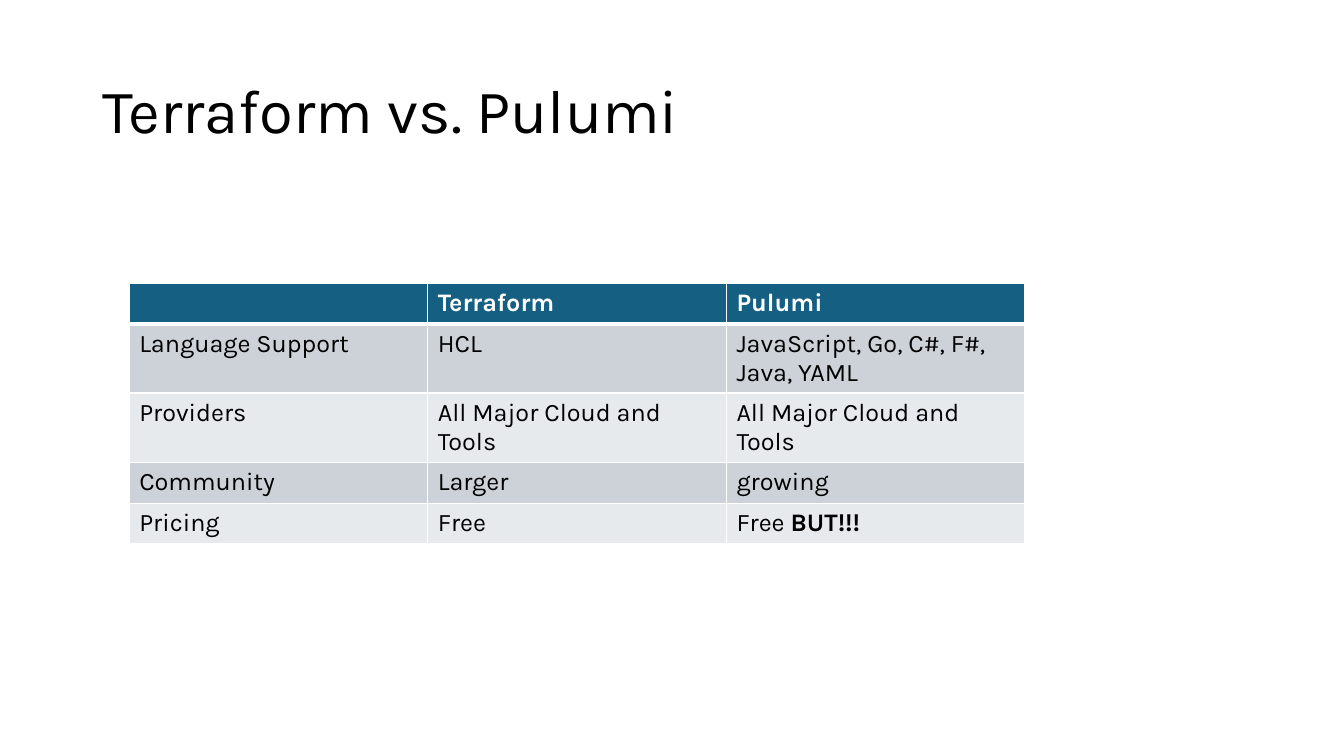
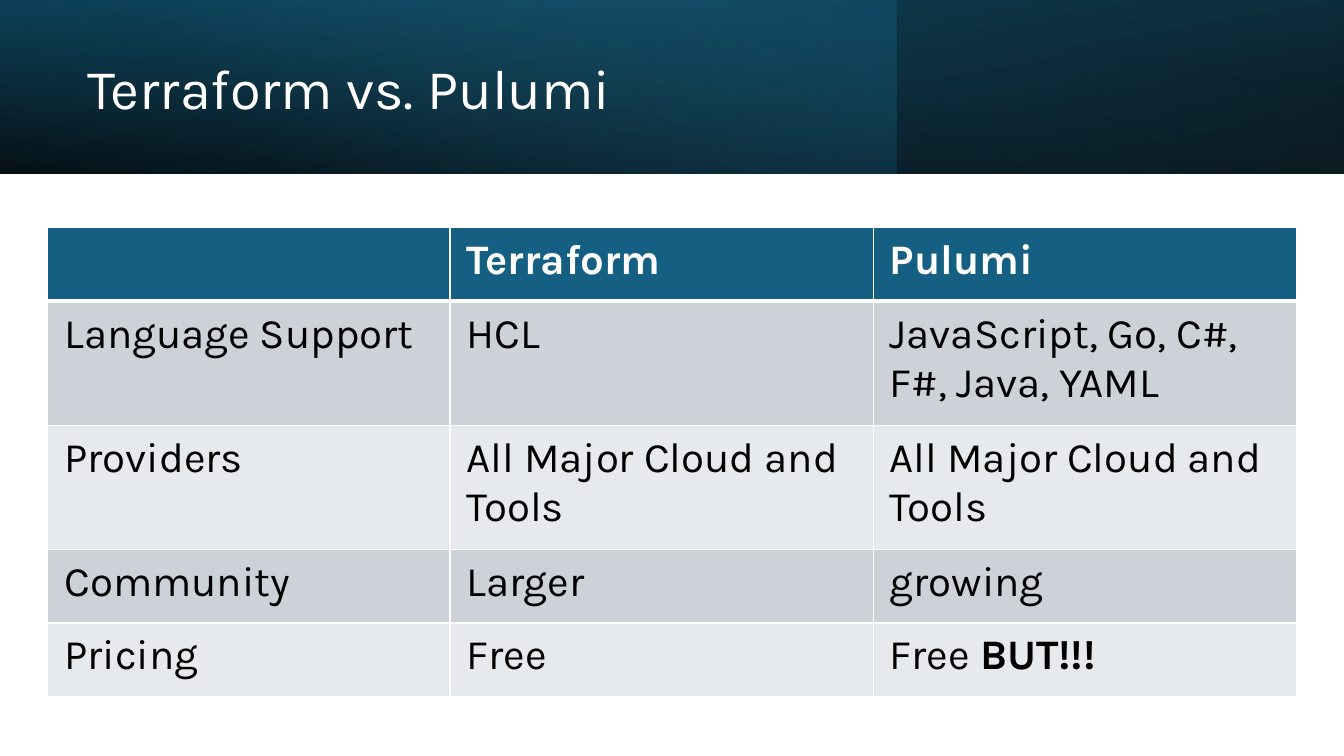
Before and after one commit to sebivenlo/esd-2024-terraform, a slide deck: slide 18 of Presentation/Terraform.pptx. Drawn at 1344x756 pixels with LibreOffice and Linux fonts; fonts in the diff are those of the drawing. Boxes give left, top, right and bottom in pixels: in the first picture for what was removed or moved away, otherwise in the second. Text is boxed around its words. In the diff, an @@ line names an element or a change of style, - is before the commit and + after.

```diff
--- a/Presentation/Terraform.pptx
+++ b/Presentation/Terraform.pptx
@@ rectangle added at bbox=[0, 0, 1344, 173], fill gradient #000000 to #104862 @@
@@ rectangle added at bbox=[0, 0, 896, 173], fill gradient #156082 to #46B1E1 @@
@@ rectangle added at bbox=[0, 0, 1344, 173], fill gradient #000000 to #156082 @@
@@ title "Terraform vs. Pulumi": place and size @@
-title "Terraform vs. Pulumi" at bbox=[102, 90, 679, 134]
+title "Terraform vs. Pulumi" at bbox=[87, 70, 610, 110]
@@ title "Terraform vs. Pulumi" at bbox=[87, 70, 610, 110]: size 44 to 40 pt, text colour #000000 to #FFFFFF @@
@@ table at bbox=[47, 228, 1297, 698] @@
@@ size 18 to 30 pt @@
@@ table: place and size @@
-table at bbox=[129, 283, 1024, 541]
+table at bbox=[47, 228, 1297, 698]
```
Also in this commit, not shown: 17 other slides changed, 2 slides added, 2 slides removed.
